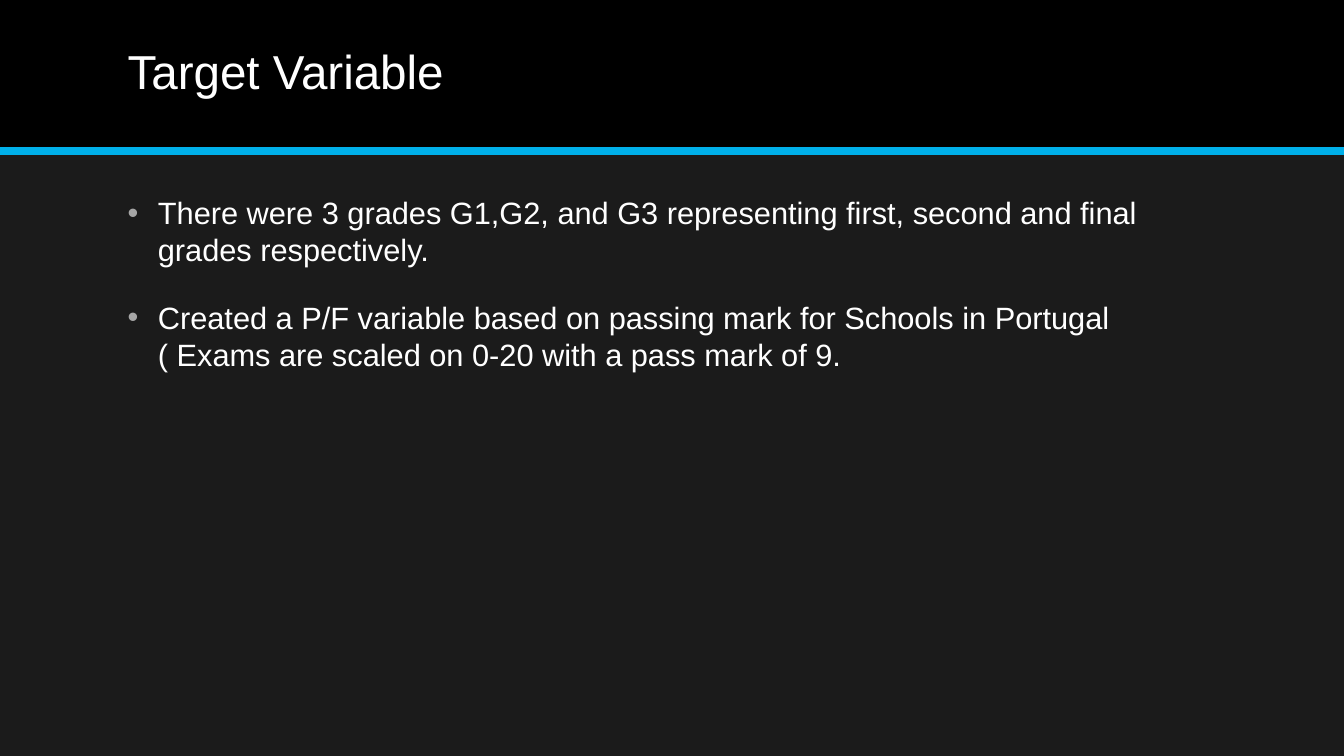
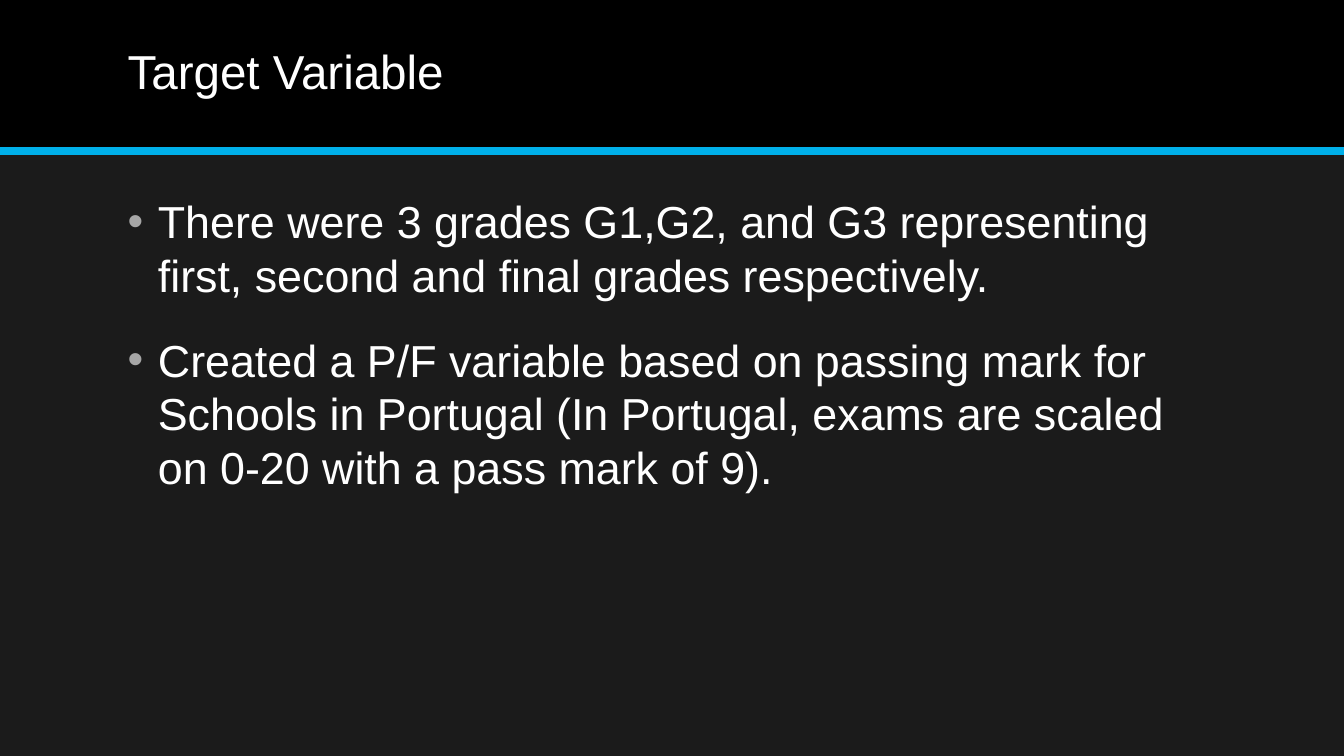
Before and after one commit to aajunwa/capstone, a slide deck: slide 8 of Student Alcohol Consumption Data Science Project.pptx (slide 5 before the commit). Drawn at 1344x756 pixels with LibreOffice and Linux fonts; fonts in the diff are those of the drawing. Boxes give left, top, right and bottom in pixels: in the first picture for what was removed or moved away, otherwise in the second. Text is boxed around its words. In the diff, an @@ line names an element or a change of style, - is before the commit and + after.

```diff
--- a/Student Alcohol Consumption Data Science Project.pptx
+++ b/Student Alcohol Consumption Data Science Project.pptx
@@ text at (158, 205, 1149, 301): size 22 to 32 pt in "There were 3 grades G1,G2, and G3 ..." @@
@@ text at (158, 344, 1163, 493): text changed; size 22 to 32 pt @@
-• Created a P/F variable based on passing mark for Schools in Portugal ( Exams are scaled on 0-20 with a pass mark of 9.
+• Created a P/F variable based on passing mark for Schools in Portugal (In Portugal, exams are scaled on 0-20 with a pass mark of 9).
```
Also in this commit, not shown: 16 other slides changed, 3 slides added, 3 slides removed, 2 other files.
